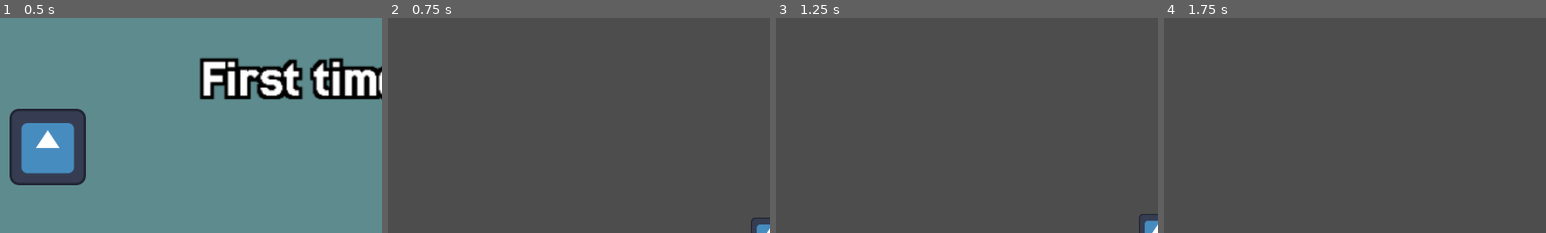
Above: before the commit, frames 1-4 (left to right).
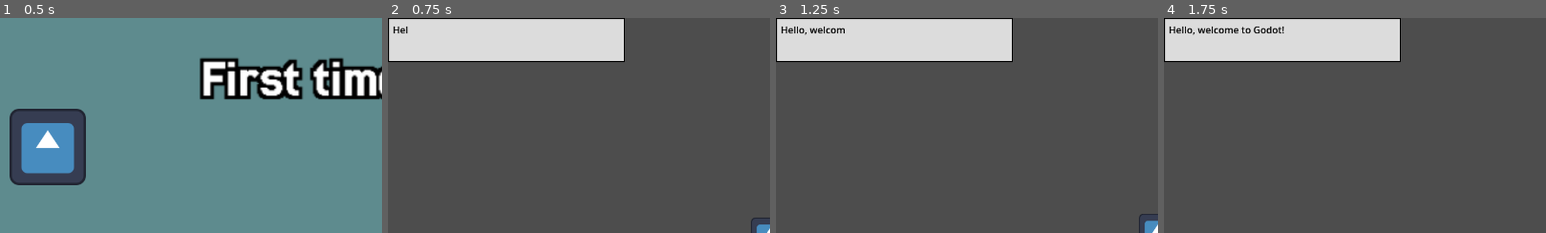
Above: after the commit, the same moments.

Repository: Nils1024/godot-workshop-platformer
Game: Godot game, scene res://scenes/main.tscn
Same seed, same stepped clock (60 frames per second), same inputs: the game is played once before the commit and once after it. The engine's default icon, where the game draws it, is replaced by a stand-in: a white triangle on a blue panel in a dark square.
Inputs (mouse positions are % of the whole screen's width and height, from its top left):
- Up to frame 1 (0.5 s): no input
- Up to frame 2 (0.75 s): click (75, 42) at 0.5 s
- Up to frame 3 (1.25 s): no input
- Up to frame 4 (1.75 s): tap Enter at 1.25 s; hold D (right) from 1.28 s (still down); tap Alt at 1.35 s; tap W (up) at 1.52 s
The pictures show only the part of the screen within x 0-50%, y 0-50%; the shares and areas given below are measured in that part.

Frame 1 is identical in both runs. In frame 2, 13% of the frame differs, in the area x 0-62%, y 0-21%; in frame 3, 13%; in frame 4, 13%.

Commit message:
Added functionality to the textbox

Diff:
--- a/project.godot
+++ b/project.godot
@@ -8,11 +8,15 @@
 
 config_version=5
 
+[animation]
+
+compatibility/default_parent_skeleton_in_mesh_instance_3d=true
+
 [application]
 
 config/name="godot-workshop-platformer"
 run/main_scene="uid://bjfmiu8cu3um0"
-config/features=PackedStringArray("4.5", "Mobile")
+config/features=PackedStringArray("4.6", "Mobile")
 config/icon="res://icon.svg"
 
 [display]
--- a/scenes/game.tscn
+++ b/scenes/game.tscn
@@ -1,7 +1,9 @@
-[gd_scene load_steps=6 format=4 uid="uid://cajq1i5jh1obt"]
+[gd_scene format=4 uid="uid://cajq1i5jh1obt"]
 
 [ext_resource type="Script" uid="uid://cqaygk370tda8" path="res://scripts/player.gd" id="1_0xm2m"]
 [ext_resource type="Texture2D" uid="uid://ca3wlf5a1rnca" path="res://icon.svg" id="1_ig7tw"]
+[ext_resource type="Script" uid="uid://dwhv0oe2ft6sd" path="res://scripts/game.gd" id="1_lbhrr"]
+[ext_resource type="PackedScene" uid="uid://co2n8m48u0812" path="res://scenes/textbox.tscn" id="3_lnu2h"]
 
 [sub_resource type="RectangleShape2D" id="RectangleShape2D_ig7tw"]
 size = Vector2(64, 64)
@@ -142,26 +144,29 @@
 physics_layer_0/collision_mask = 15
 sources/1 = SubResource("TileSetAtlasSource_0xm2m")
 
-[node name="Node" type="Node"]
+[node name="Node" type="Node" unique_id=661730477]
+script = ExtResource("1_lbhrr")
 
-[node name="Player" type="CharacterBody2D" parent="."]
+[node name="Player" type="CharacterBody2D" parent="." unique_id=1271027616]
 up_direction = Vector2(0, 1)
 script = ExtResource("1_0xm2m")
 
-[node name="Sprite2D" type="Sprite2D" parent="Player"]
+[node name="Sprite2D" type="Sprite2D" parent="Player" unique_id=370579791]
 position = Vector2(2.999999, -10)
 scale = Vector2(0.5, 0.5)
 texture = ExtResource("1_ig7tw")
 
-[node name="CollisionShape2D" type="CollisionShape2D" parent="Player"]
+[node name="CollisionShape2D" type="CollisionShape2D" parent="Player" unique_id=1570674244]
 position = Vector2(3, -10.000002)
 shape = SubResource("RectangleShape2D_ig7tw")
 
-[node name="Camera2D" type="Camera2D" parent="Player"]
+[node name="Camera2D" type="Camera2D" parent="Player" unique_id=1840946423]
 position = Vector2(3, -9)
 position_smoothing_enabled = true
 
-[node name="TileMapLayer" type="TileMapLayer" parent="."]
+[node name="TileMapLayer" type="TileMapLayer" parent="." unique_id=589427656]
 scale = Vector2(0.25, 0.25)
 tile_map_data = PackedByteArray("AAD2/wgAAQAAAAAAAAD2/wkAAQAAAAEAAAD2/woAAQAAAAIAAAD3/wkAAQABAAEAAAD3/woAAQABAAIAAAD4/w …(18352 unchanged characters)…
 tile_set = SubResource("TileSet_h2yge")
+
+[node name="Textbox" parent="." unique_id=1023763064 instance=ExtResource("3_lnu2h")]
--- a/scenes/textbox.tscn
+++ b/scenes/textbox.tscn
@@ -1,4 +1,6 @@
-[gd_scene load_steps=3 format=3 uid="uid://co2n8m48u0812"]
+[gd_scene format=3 uid="uid://co2n8m48u0812"]
+
+[ext_resource type="Script" uid="uid://duu1aatl1g1hw" path="res://scripts/textbox.gd" id="1_nyk3b"]
 
 [sub_resource type="StyleBoxFlat" id="StyleBoxFlat_nsew3"]
 bg_color = Color(0.86036915, 0.8603692, 0.8603691, 1)
@@ -11,32 +13,44 @@
 [sub_resource type="StyleBoxFlat" id="StyleBoxFlat_nyk3b"]
 bg_color = Color(0.3533042, 0.6538434, 0.70148605, 1)
 
-[node name="Textbox" type="CanvasLayer"]
+[node name="Textbox" type="CanvasLayer" unique_id=1023763064]
+script = ExtResource("1_nyk3b")
 metadata/_edit_vertical_guides_ = [-90.0]
 
-[node name="MarginContainer" type="MarginContainer" parent="."]
+[node name="TextboxContainer" type="MarginContainer" parent="." unique_id=1951906745]
 offset_right = 397.0
-offset_bottom = 236.0
+offset_bottom = 74.0
 
-[node name="Panel" type="Panel" parent="MarginContainer"]
+[node name="Panel" type="Panel" parent="TextboxContainer" unique_id=977370025]
 layout_mode = 2
 theme_override_styles/panel = SubResource("StyleBoxFlat_nsew3")
 
-[node name="MarginContainer" type="MarginContainer" parent="MarginContainer"]
+[node name="MarginContainer" type="MarginContainer" parent="TextboxContainer" unique_id=1786216218]
 layout_mode = 2
 theme_override_constants/margin_left = 8
 theme_override_constants/margin_top = 8
 theme_override_constants/margin_right = 8
 theme_override_constants/margin_bottom = 8
 
-[node name="Panel" type="Panel" parent="MarginContainer/MarginContainer"]
+[node name="Panel" type="Panel" parent="TextboxContainer/MarginContainer" unique_id=1080871516]
+visible = false
 layout_mode = 2
 theme_override_styles/panel = SubResource("StyleBoxFlat_nyk3b")
 
-[node name="HBoxContainer" type="HBoxContainer" parent="MarginContainer/MarginContainer"]
+[node name="VBoxContainer" type="VBoxContainer" parent="TextboxContainer/MarginContainer" unique_id=353441427]
 layout_mode = 2
 
-[node name="Text" type="Label" parent="MarginContainer/MarginContainer/HBoxContainer"]
+[node name="HBoxContainer" type="HBoxContainer" parent="TextboxContainer/MarginContainer/VBoxContainer" unique_id=418356531]
+layout_mode = 2
+
+[node name="Text" type="Label" parent="TextboxContainer/MarginContainer/VBoxContainer/HBoxContainer" unique_id=857856639]
 layout_mode = 2
 theme_override_colors/font_color = Color(0, 0, 0, 1)
-text = "Text"
+
+[node name="HBoxContainer2" type="HBoxContainer" parent="TextboxContainer/MarginContainer/VBoxContainer" unique_id=1822049409]
+layout_mode = 2
+alignment = 2
+
+[node name="Button" type="Button" parent="TextboxContainer/MarginContainer/VBoxContainer/HBoxContainer2" unique_id=845015649]
+layout_mode = 2
+text = "Continue"
--- /dev/null
+++ b/scripts/game.gd
@@ -0,0 +1,7 @@
+extends Node
+
+@onready var textbox = $Textbox
+
+# Called when the node enters the scene tree for the first time.
+func _ready() -> void:
+	textbox.set_text("Hello, welcome to Godot!")
--- /dev/null
+++ b/scripts/textbox.gd
@@ -0,0 +1,49 @@
+extends CanvasLayer
+
+@onready var textbox_container = $TextboxContainer
+@onready var textfield = $TextboxContainer/MarginContainer/VBoxContainer/HBoxContainer/Text
+@onready var continue_button = $TextboxContainer/MarginContainer/VBoxContainer/HBoxContainer2/Button
+
+enum State {
+	READY,
+	READING,
+	FINISHED
+}
+
+var tween = create_tween()
+var current_state = State.READY
+
+# Called when the node enters the scene tree for the first time.
+func _ready() -> void:
+	tween.set_trans(Tween.TRANS_LINEAR)
+	tween.finished.connect(_on_tween_finished)
+	continue_button.pressed.connect(_on_continue_pressed)
+
+	hide_textbox()
+
+func _on_continue_pressed():
+	match current_state:
+		State.FINISHED:
+			change_state(State.READY)
+			hide_textbox()
+
+func set_text(text):
+	textfield.text = text
+	change_state(State.READING)
+	show_textbox()
+
+	tween.tween_property(textfield, "visible_characters", len(text), 1.2)
+
+func _on_tween_finished():
+	continue_button.show()
+	change_state(State.FINISHED)
+
+func hide_textbox():
+	continue_button.hide()
+	textbox_container.hide()
+
+func show_textbox():
+	textbox_container.show()
+
+func change_state(new_state):
+	current_state = new_state
Not shown, added: scripts/game.gd.uid
Not shown, added: scripts/textbox.gd.uid
